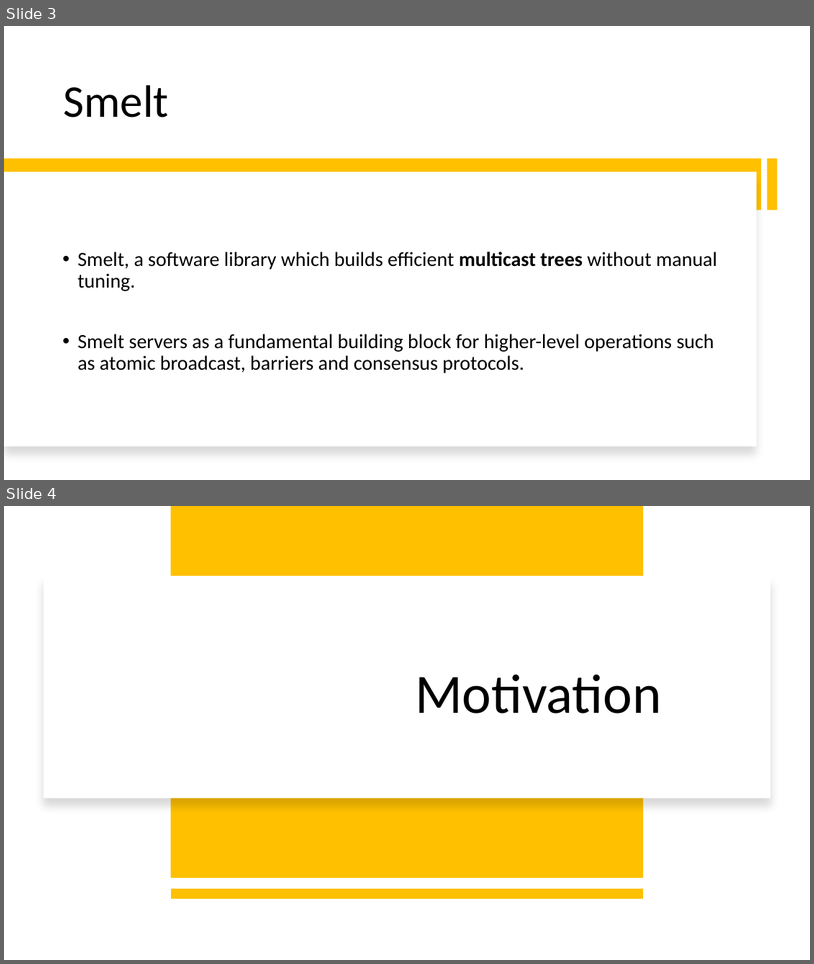
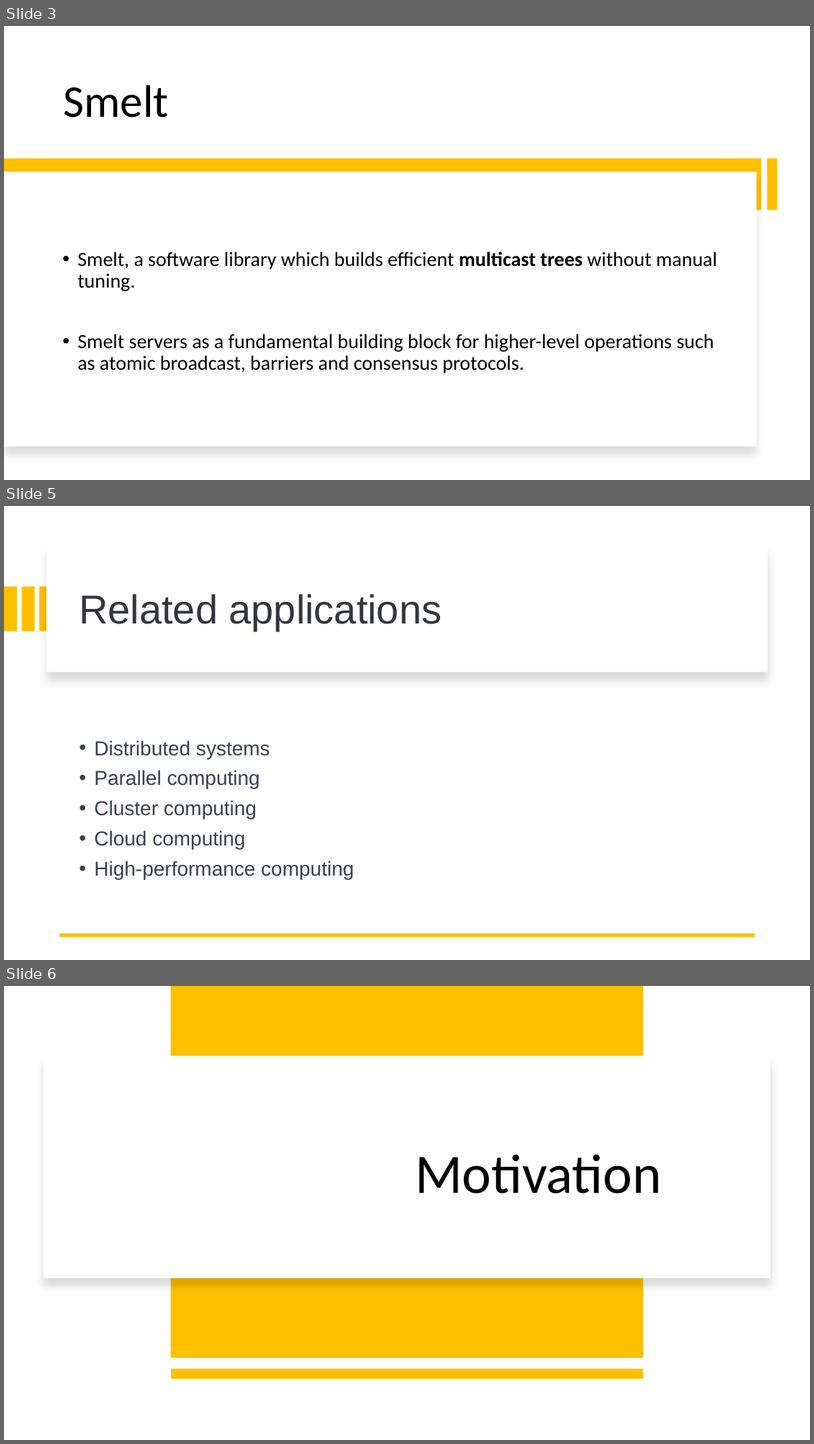
Before and after one commit to anveshmuppeda/Presentations, a slide deck: MABT_PPT.pptx. Shown one above the other, each under a label of ours: slides 3 and 4 before the commit, slides 3, 5 and 6 after it; the slides between them are not shown. The pictures are 814x964 and 814x1444 pixels, drawn with LibreOffice and Linux fonts; fonts in the diff are those of the drawing. Boxes give left, top, right and bottom in pixels: in the first picture for what was removed or moved away, otherwise in the second. Text is boxed around its words. In the diff, an @@ line names an element or a change of style, - is before the commit and + after.

```diff
--- a/MABT_PPT.pptx
+++ b/MABT_PPT.pptx
@@ slide 5 added at [4, 506, 810, 960], background #FFFFFF @@
@@ rectangle added at [46, 546, 768, 672], fill #FFFFFF @@
@@ rectangle added at [4, 587, 17, 631], fill #FFC000 @@
@@ rectangle added at [21, 587, 34, 631], fill #FFC000 @@
@@ rectangle added at [40, 587, 52, 631], fill #FFC000 @@
@@ title added at [79, 594, 442, 631], 48 pt, text #343541 @@
+Related applications
@@ text added at [94, 740, 354, 879], 24 pt, text #374151 @@
+• Distributed systems
+• Parallel computing
+• Cluster computing
+• Cloud computing
+• High-performance computing
@@ line added from (756, 935) to (59, 935), #FFC000 4.5 pt @@
@@ what was slide 4 is now slide 6 @@
```
Also in this commit, not shown: 1 slide changed, 3 other slides added, 4 slides removed.
